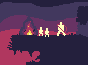
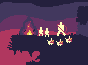
Before/after of a 88 x 65 layered artwork. What changed in the layer stack:
added layer "New Layer#4" above "New Layer#3" over bbox(47, 36, 72, 46)
